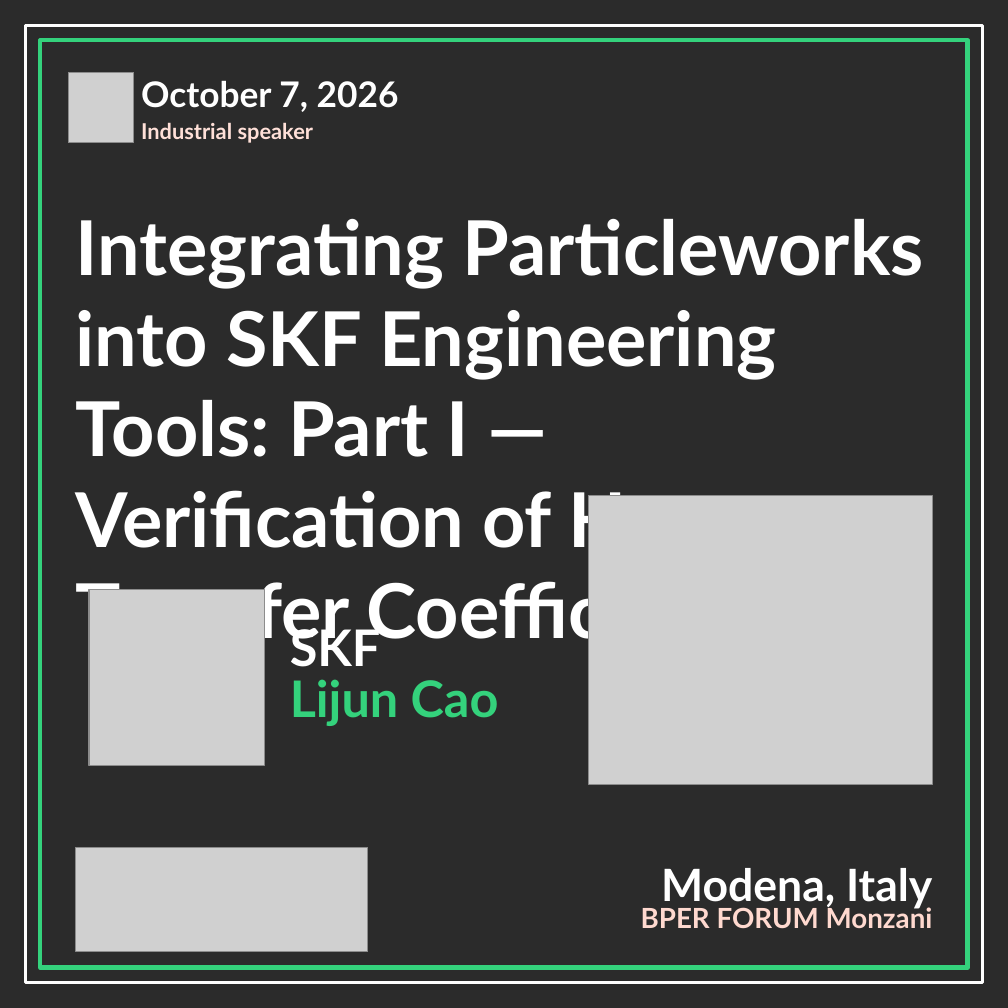
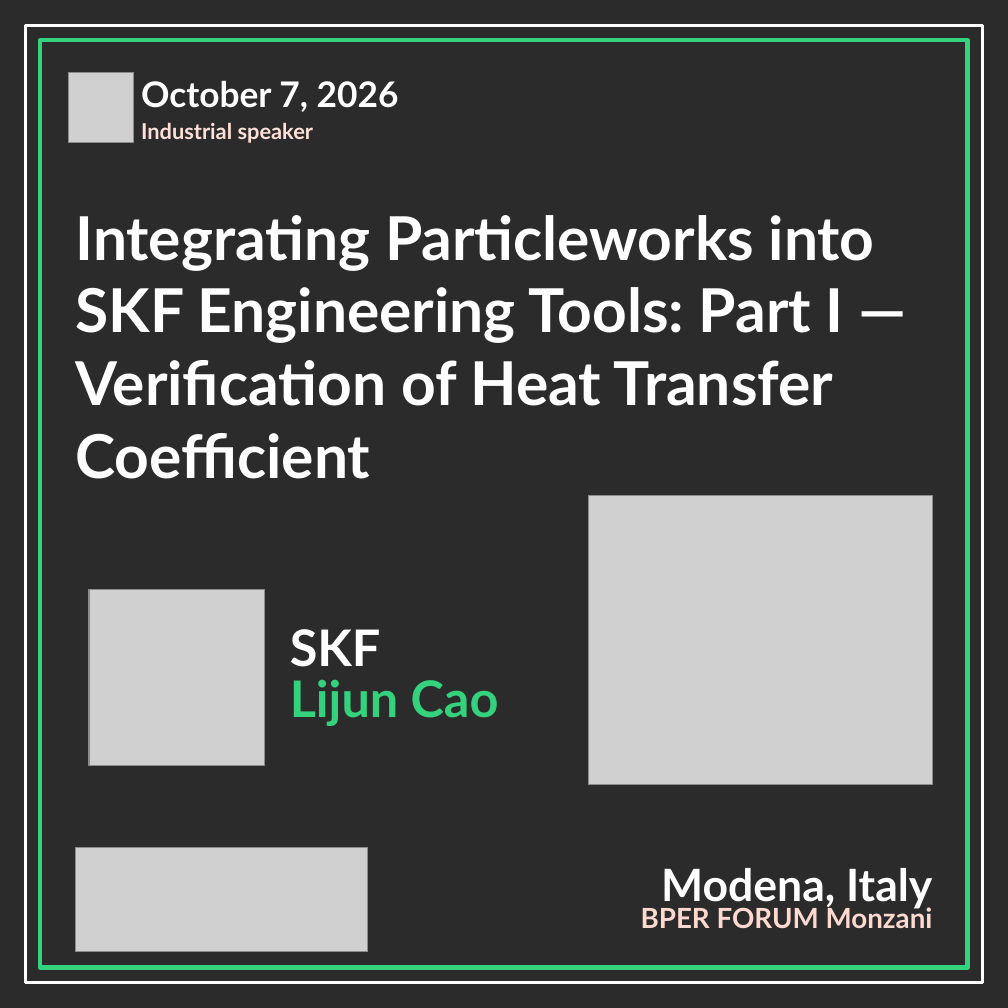
Before and after one commit to micmer-git/pw-website, a slide deck: slide 6 of experience/cards/particleworks-experience-2026-cards.pptx. Drawn at 1008x1008 pixels with LibreOffice and Linux fonts; fonts in the diff are those of the drawing; grey boxes stand for pictures; background and template pictures are left out; a plain dark background stands for a picture behind light text. Boxes give left, top, right and bottom in pixels: in the first picture for what was removed or moved away, otherwise in the second. Text is boxed around its words. In the diff, an @@ line names an element or a change of style, - is before the commit and + after.

```diff
--- a/experience/cards/particleworks-experience-2026-cards.pptx
+++ b/experience/cards/particleworks-experience-2026-cards.pptx
@@ text "Integrating Particleworks into SKF Engineering ..." at [76,215,875,479]: size 54 to 43.2 pt @@
```
Also in this commit, not shown: 1 other slide changed, 7 other files.
